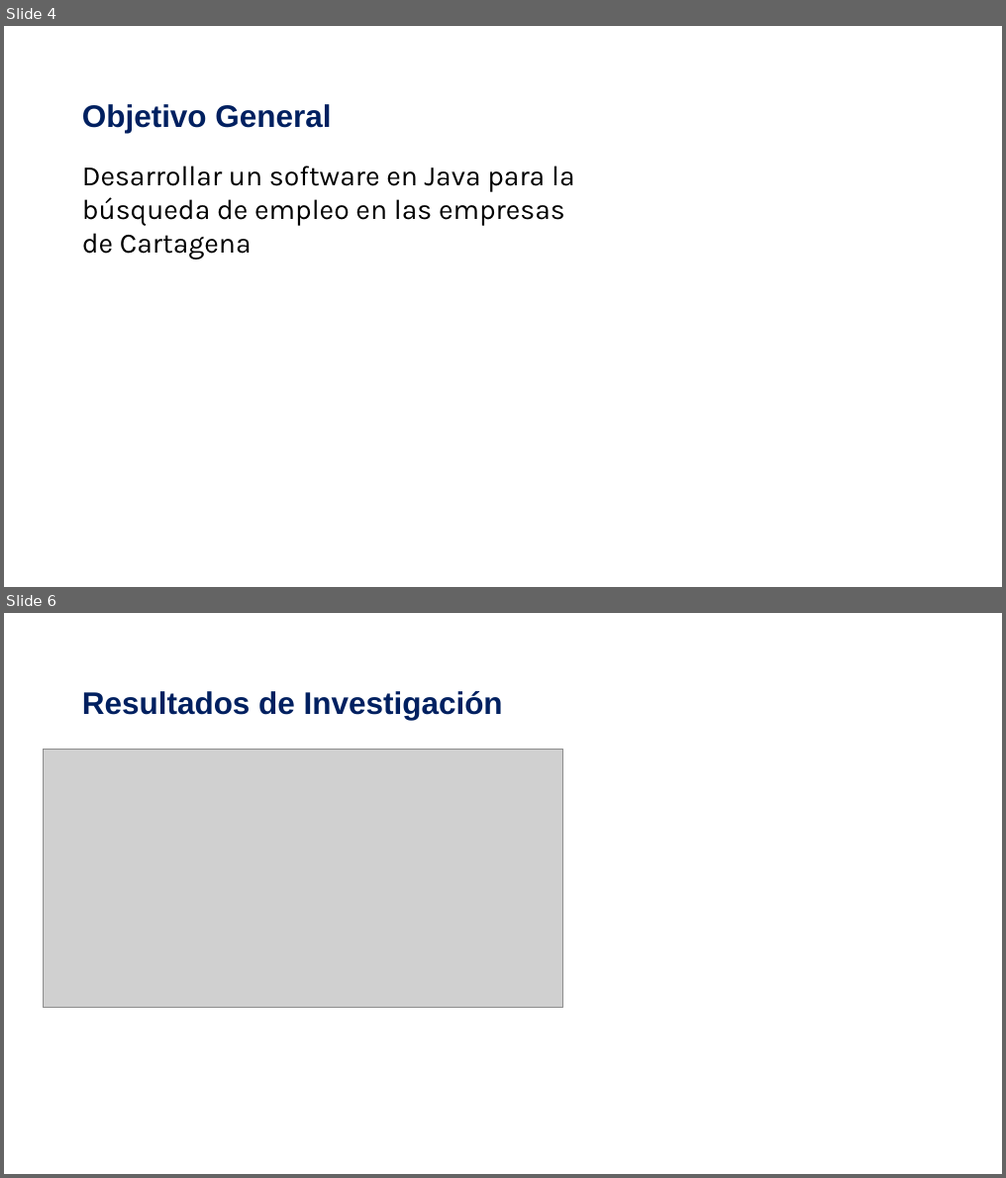
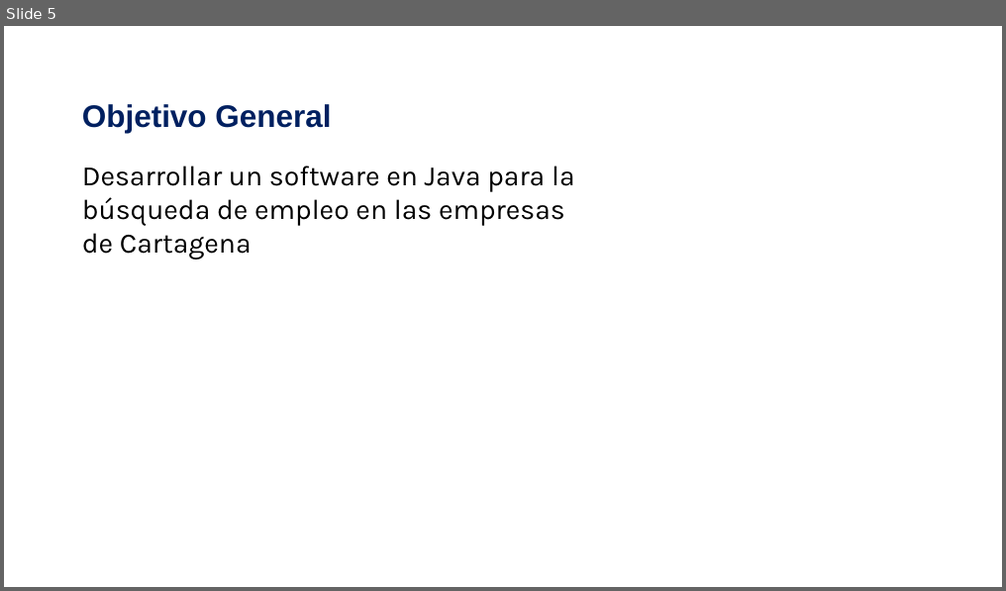
Before and after one commit to santiago-sarria23/talentHunter, a slide deck: Proyecto de Aula 2025.pptx. Shown one above the other, each under a label of ours: slides 4 and 6 before the commit, slide 5 after it; the slides between them are not shown. The pictures are 1006x1178 and 1006x591 pixels, drawn with LibreOffice and Linux fonts; fonts in the diff are those of the drawing; grey boxes stand for pictures; background and template pictures are left out. Boxes give left, top, right and bottom in pixels: in the first picture for what was removed or moved away, otherwise in the second. Text is boxed around its words. In the diff, an @@ line names an element or a change of style, - is before the commit and + after.

```diff
--- a/Proyecto de Aula 2025.pptx
+++ b/Proyecto de Aula 2025.pptx
@@ slide 6 removed at <box>4,613,1002,1174</box>, background picture (left out) @@
@@ title removed at <box>82,691,503,720</box> @@
-Resultados de Investigación
@@ picture removed at <box>43,749,563,1008</box> @@
@@ what was slide 4 is now slide 5 @@
```
Also in this commit, not shown: 1 slide changed, 5 slides added, 3 other slides removed, 14 other files.
